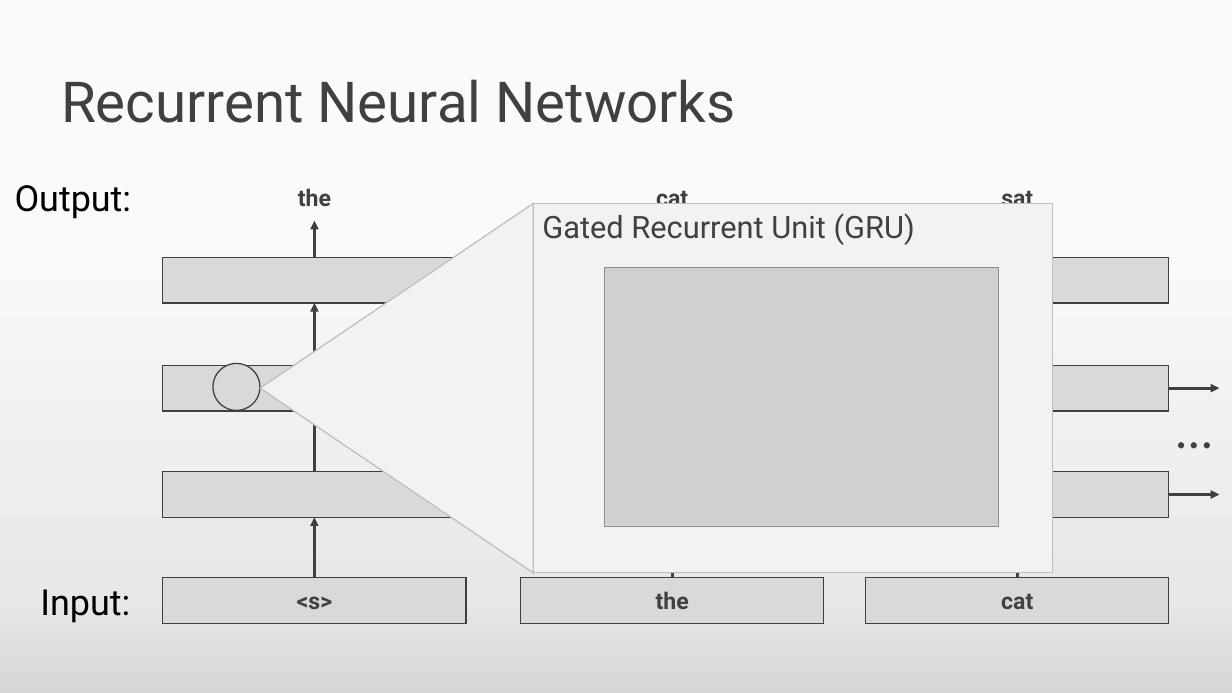
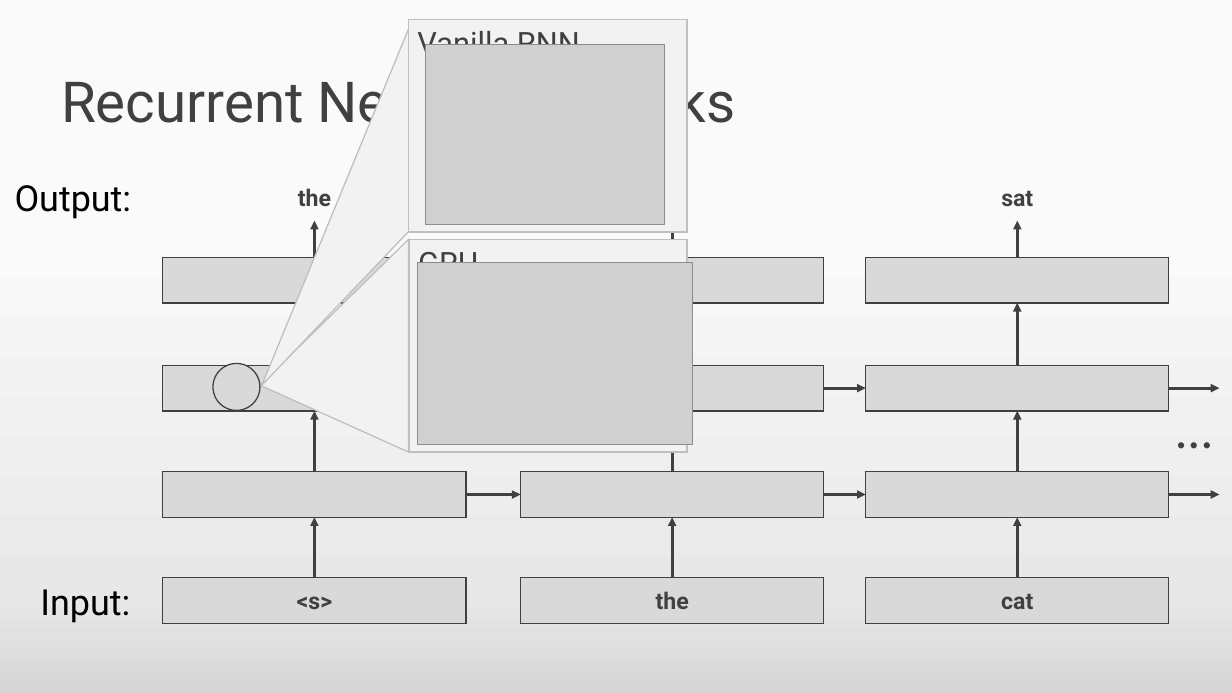
Before and after one commit to DevanKuleindiren/part-ii-dissertation, a slide deck: slide 14 of Progress Presentation/Progress Presentation.pptx (slide 15 before the commit). Drawn at 1232x693 pixels with LibreOffice and Linux fonts; fonts in the diff are those of the drawing; grey boxes stand for pictures. Boxes give left, top, right and bottom in pixels: in the first picture for what was removed or moved away, otherwise in the second. Text is boxed around its words. In the diff, an @@ line names an element or a change of style, - is before the commit and + after.

```diff
--- a/Progress Presentation/Progress Presentation.pptx
+++ b/Progress Presentation/Progress Presentation.pptx
@@ triangle at (201, 20, 535, 425): rotation 270 to 213 degrees @@
@@ rectangle added at (409, 19, 688, 232), fill #F2F2F2, outline #BFBFBF 1 pt, 24 pt, text #404040 @@
+Vanilla RNN
@@ picture added at (426, 44, 665, 225) @@
@@ rectangle removed at (533, 203, 1053, 573) @@
-Gated Recurrent Unit (GRU)
@@ rectangle added at (409, 239, 688, 452), fill #F2F2F2, outline #BFBFBF 1 pt, 24 pt, text #404040 @@
+GRU
@@ arrow added from (672, 257) to (672, 221), #404040 2.25 pt @@
@@ arrow added from (1018, 257) to (1018, 221), #404040 2.25 pt @@
@@ triangle added at (260, 240, 409, 452), fill #F2F2F2, outline #BFBFBF 1 pt @@
@@ picture: place and size @@
-picture at (605, 267, 998, 527)
+picture at (417, 262, 692, 445)
@@ arrow added from (1018, 365) to (1018, 303), #404040 2.25 pt @@
@@ arrow removed from (466, 388) to (520, 388) @@
@@ arrow added from (824, 388) to (866, 388), #404040 2.25 pt @@
@@ arrow added from (672, 471) to (672, 411), #404040 2.25 pt @@
@@ arrow added from (1018, 471) to (1018, 411), #404040 2.25 pt @@
@@ arrow added from (824, 494) to (866, 494), #404040 2.25 pt @@
```
Also in this commit, not shown: 4 other slides changed, 2 slides removed, 1 other file.
